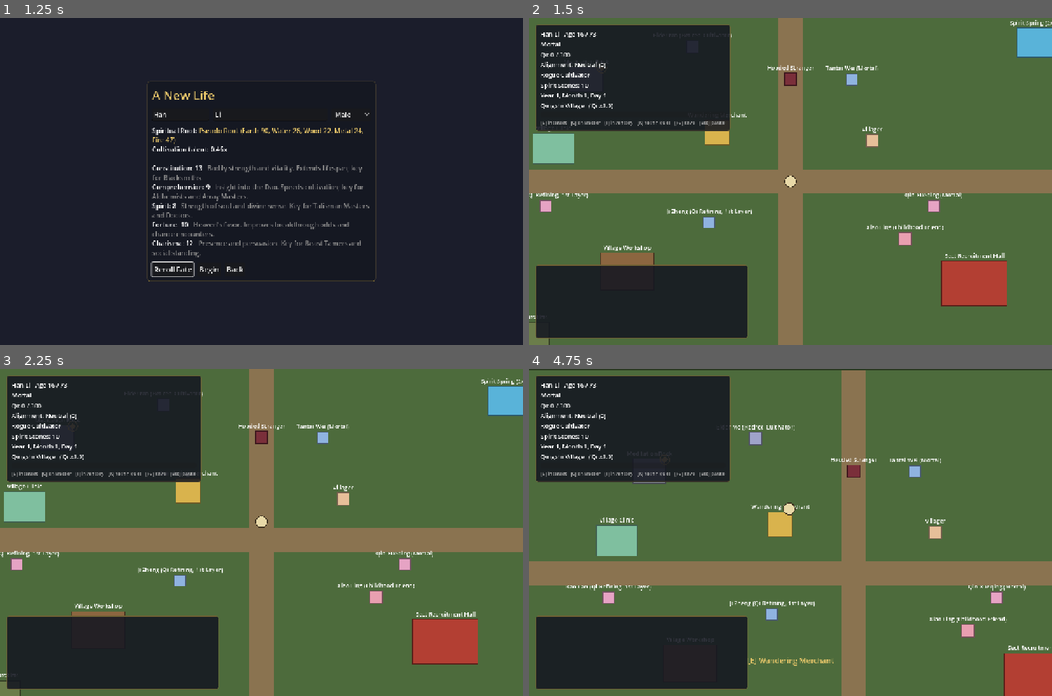
Above: before the commit, frames 1-4 (two rows, left to right).
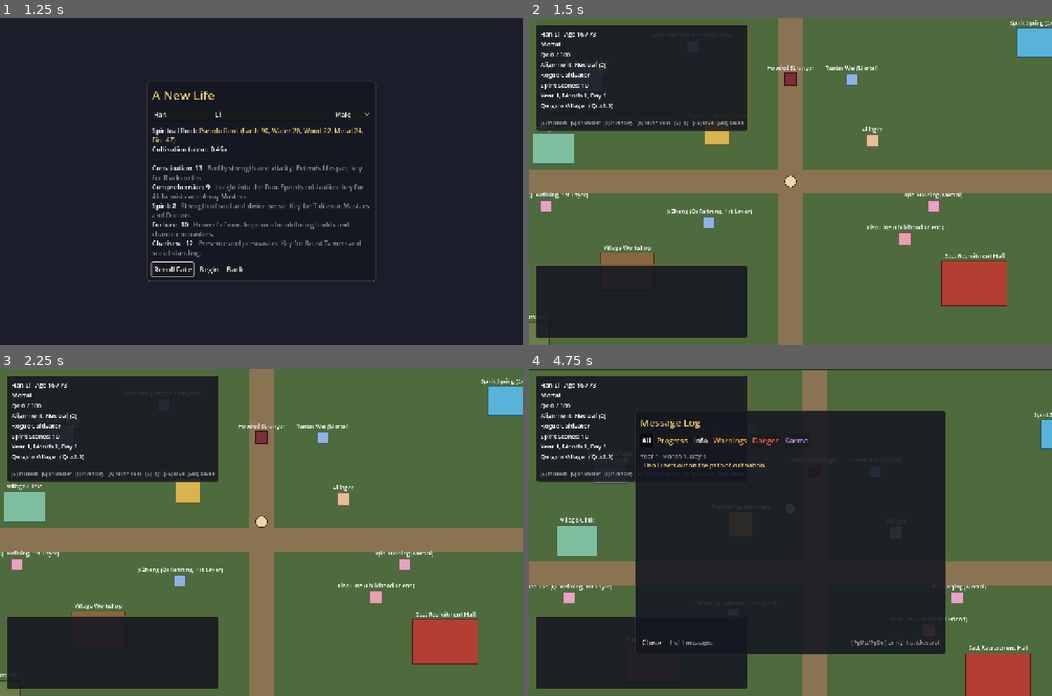
Above: after the commit, the same moments.

Repository: samridghimire/cultivation-game
Game: Godot game, scene res://src/ui/main_menu.tscn
Two runs of this game, one before a commit and one after it. Both use one fixed random seed, a clock stepped at 60 frames per second and the inputs below.
Inputs (mouse positions are in pixels of both pictures, inside the frame that each line leads up to):
- Up to frame 1 (1.25 s): click "New Game" at 0.5 s
- Up to frame 2 (1.5 s): click "Begin" at 1.25 s
- Up to frame 3 (2.25 s): tap Enter at 2 s; move the mouse to (235, 597) at 2.02 s; hold W (move_up) from 2.03 s (still down); hold E (interact) from 2.03 s (still down); click (235, 597) at 2.17 s
- Up to frame 4 (4.75 s): tap Page Down (scroll_down, bound only after the commit) at 2.3 s; release W (move_up) at 2.75 s; release E (interact) at 2.75 s; drag from (947, 581) to (586, 470) at 2.77 s; tap Space at 3.5 s; move the mouse to (633, 483) at 3.52 s; hold A (move_left) 3.53-4.25 s; tap Page Up (scroll_up, bound only after the commit) at 3.6 s; tap L (toggle_message_log, bound only after the commit) at 3.8 s; click (644, 440) at 4.25 s, where only the run after the commit has a clickable "All"

Frame 1 is identical in both runs. In frame 2, 1.2% of the frame differs, in the area x 28-42%, y 2-35%; in frame 3, 1.2%; in frame 4, 45%, in the area x 0-100%, y 0-100%.

Commit message:
[UI-002] Message log history screen (#74)
EventBus keeps the last 200 posted messages (with the day) and clears
them on new/loaded sessions. New MessageLogScreen HUD modal (L / Select)
groups them by date with category filters and keyboard/right-stick
scrolling. Tests in test_message_log.gd.



Claude-Session: https://claude.ai/code/session_016gcCKD9cjasTuupHpoLxXo

Co-authored-by: Claude <noreply@anthropic.com>

Diff:
--- a/src/autoload/event_bus.gd
+++ b/src/autoload/event_bus.gd
@@ -37,5 +37,20 @@
 ## The conversation ended (after its effects and time were applied).
 signal dialogue_ended(npc_id: String)
 
+## How many past messages the message log screen can show.
+const HISTORY_LIMIT := 200
+
+## Recent messages, oldest first: {text, category, day} (day = GameClock.total_days).
+var history: Array[Dictionary] = []
+
+
 func post(text: String, category: String = "info") -> void:
+	history.append({"text": text, "category": category, "day": GameClock.total_days})
+	if history.size() > HISTORY_LIMIT:
+		history = history.slice(history.size() - HISTORY_LIMIT)
 	message_posted.emit(text, category)
+
+
+## Forget past messages (a new or loaded session starts with an empty log).
+func clear_history() -> void:
+	history.clear()
--- a/src/autoload/game_state.gd
+++ b/src/autoload/game_state.gd
@@ -59,6 +59,7 @@
 	Npcs.ensure_all(npcs, data, rng)
 	Npcs.ensure_eligible(npcs, data, rng)
 	GameClock.reset()
+	EventBus.clear_history()
 	EventBus.session_started.emit()
 	EventBus.post("%s sets out on the path of cultivation." % player.name, "progress")
 	EventBus.player_changed.emit()
@@ -1161,6 +1162,7 @@
 	if not data.regions.has(current_region):
 		current_region = data.start_region
 	GameClock.from_dict(d.get("clock", {}))
+	EventBus.clear_history()
 	rng.seed = String(d.get("rng_seed", "0")).to_int()
 	rng.state = String(d.get("rng_state", "0")).to_int()
 	EventBus.session_started.emit()
--- a/src/autoload/input_config.gd
+++ b/src/autoload/input_config.gd
@@ -11,6 +11,9 @@
 	"toggle_character_sheet": [KEY_C],
 	"toggle_inventory": [KEY_I],
 	"toggle_techniques": [KEY_K],
+	"toggle_message_log": [KEY_L],
+	"scroll_up": [KEY_PAGEUP],
+	"scroll_down": [KEY_PAGEDOWN],
 	"quick_save": [KEY_F5],
 	"quick_load": [KEY_F9],
 	"pause_menu": [KEY_ESCAPE],
@@ -25,6 +28,7 @@
 	"toggle_character_sheet": [JOY_BUTTON_Y],
 	"toggle_inventory": [JOY_BUTTON_X],
 	"toggle_techniques": [JOY_BUTTON_LEFT_SHOULDER],
+	"toggle_message_log": [JOY_BUTTON_BACK],
 	"pause_menu": [JOY_BUTTON_START],
 }
 
@@ -34,6 +38,8 @@
 	"move_down": [JOY_AXIS_LEFT_Y, 1.0],
 	"move_left": [JOY_AXIS_LEFT_X, -1.0],
 	"move_right": [JOY_AXIS_LEFT_X, 1.0],
+	"scroll_up": [JOY_AXIS_RIGHT_Y, -1.0],
+	"scroll_down": [JOY_AXIS_RIGHT_Y, 1.0],
 }
 
 
--- a/src/ui/hud.gd
+++ b/src/ui/hud.gd
@@ -41,6 +41,7 @@
 	_add_screen("toggle_character_sheet", CharacterSheet.new())
 	_add_screen("toggle_inventory", InventoryScreen.new())
 	_add_screen("toggle_techniques", TechniquesScreen.new())
+	_add_screen("toggle_message_log", MessageLogScreen.new())
 	_crafting = CraftingScreen.new()
 	_crafting.closed.connect(_update_modal)
 	add_child(UIStyle.centered(_crafting))
@@ -161,7 +162,7 @@
 	_injuries = UIStyle.label("", 14, UIStyle.CATEGORY_COLORS["danger"])
 	_injuries.autowrap_mode = TextServer.AUTOWRAP_WORD_SMART
 	box.add_child(_injuries)
-	box.add_child(UIStyle.label("[E] interact   [C] character   [I] inventory   [K] techniques   [F5] save   [Esc] pause", 12, Color(0.7, 0.7, 0.7)))
+	box.add_child(UIStyle.label("[E] interact   [C] character   [I] inventory   [K] techniques   [L] log   [F5] save   [Esc] pause", 12, Color(0.7, 0.7, 0.7)))
 	add_child(panel)
 
 
--- /dev/null
+++ b/src/ui/message_log_screen.gd
@@ -0,0 +1,143 @@
+class_name MessageLogScreen
+extends PanelContainer
+## Modal message history: the last EventBus.HISTORY_LIMIT messages grouped by
+## date, filterable by category, so players can reread what happened while
+## time skipped. Gamepad: d-pad picks a filter, right stick scrolls.
+
+signal closed
+
+## [label, category] pairs; "" shows every category.
+const FILTERS := [
+	["All", ""],
+	["Progress", "progress"],
+	["Info", "info"],
+	["Warnings", "warning"],
+	["Danger", "danger"],
+	["Karma", "karma"],
+]
+const SCROLL_SPEED := 900.0
+const DATE_COLOR := Color(0.6, 0.6, 0.6)
+
+var _filter := ""
+var _filter_buttons: Array[Button] = []
+var _scroll: ScrollContainer
+var _text: RichTextLabel
+var _count: Label
+
+
+func _init() -> void:
+	var style_source := UIStyle.panel()
+	add_theme_stylebox_override("panel", style_source.get_theme_stylebox("panel"))
+	style_source.free()
+	custom_minimum_size = Vector2(760, 0)
+	visible = false
+	var box := VBoxContainer.new()
+	box.add_theme_constant_override("separation", 10)
+	add_child(box)
+	box.add_child(UIStyle.label("Message Log", 24, UIStyle.ACCENT))
+
+	var filters := HBoxContainer.new()
+	filters.add_theme_constant_override("separation", 6)
+	box.add_child(filters)
+	var group := ButtonGroup.new()
+	for f in FILTERS:
+		var category: String = f[1]
+		var b := UIStyle.button(f[0], _set_filter.bind(category))
+		b.toggle_mode = true
+		b.button_group = group
+		if category != "":
+			b.add_theme_color_override("font_color", UIStyle.CATEGORY_COLORS[category])
+		filters.add_child(b)
+		_filter_buttons.append(b)
+
+	_scroll = ScrollContainer.new()
+	_scroll.custom_minimum_size = Vector2(736, 440)
+	_scroll.horizontal_scroll_mode = ScrollContainer.SCROLL_MODE_DISABLED
+	box.add_child(_scroll)
+	_text = RichTextLabel.new()
+	_text.bbcode_enabled = true
+	_text.fit_content = true
+	_text.scroll_active = false
+	_text.size_flags_horizontal = Control.SIZE_EXPAND_FILL
+	_text.add_theme_font_size_override("normal_font_size", 15)
+	_scroll.add_child(_text)
+
+	var footer := HBoxContainer.new()
+	footer.add_theme_constant_override("separation", 16)
+	box.add_child(footer)
+	footer.add_child(UIStyle.button("Close", close))
+	_count = UIStyle.label("", 14, DATE_COLOR)
+	_count.size_flags_horizontal = Control.SIZE_EXPAND_FILL
+	footer.add_child(_count)
+	footer.add_child(UIStyle.label("[PgUp/PgDn] or right stick: scroll", 14, DATE_COLOR))
+	EventBus.message_posted.connect(func(_t, _c): if visible: _rebuild())
+
+
+func _unhandled_input(event: InputEvent) -> void:
+	if visible and event.is_action_pressed("ui_cancel"):
+		get_viewport().set_input_as_handled()
+		close()
+
+
+func _process(delta: float) -> void:
+	if not visible:
+		return
+	var dir := Input.get_axis("scroll_up", "scroll_down")
+	if dir != 0.0:
+		_scroll.scroll_vertical += int(dir * SCROLL_SPEED * delta)
+
+
+func open() -> void:
+	_filter = ""
+	_filter_buttons[0].button_pressed = true
+	_rebuild()
+	visible = true
+	_filter_buttons[0].grab_focus.call_deferred()
+
+
+func close() -> void:
+	if not visible:
+		return
+	visible = false
+	closed.emit()
+
+
+## History entries matching `category` ("" = all), oldest first.
+static func filtered(history: Array, category: String) -> Array:
+	if category == "":
+		return history.duplicate()
+	return history.filter(func(e: Dictionary) -> bool: return e.get("category", "") == category)
+
+
+## BBCode for `entries`, with a date line whenever the day changes.
+static func format_entries(entries: Array) -> String:
+	var out := PackedStringArray()
+	var last_day := -1
+	for e: Dictionary in entries:
+		var day := int(e.get("day", 0))
+		if day != last_day:
+			out.append("[color=#%s]%s[/color]" % [DATE_COLOR.to_html(false), Calendar.format_date(day)])
+			last_day = day
+		var color: Color = UIStyle.CATEGORY_COLORS.get(e.get("category", "info"), Color.WHITE)
+		out.append("  [color=#%s]%s[/color]" % [color.to_html(false), String(e.get("text", "")).replace("[", "[lb]")])
+	return "\n".join(out)
+
+
+func _set_filter(category: String) -> void:
+	_filter = category
+	_rebuild()
+
+
+func _rebuild() -> void:
+	var entries := filtered(EventBus.history, _filter)
+	_text.clear()
+	if entries.is_empty():
+		_text.append_text("[color=#%s]Nothing to show yet.[/color]" % DATE_COLOR.to_html(false))
+	else:
+		_text.append_text(format_entries(entries))
+	_count.text = "%d of %d messages" % [entries.size(), EventBus.history.size()]
+	_scroll_to_end.call_deferred()
+
+
+func _scroll_to_end() -> void:
+	_scroll.scroll_vertical = int(_scroll.get_v_scroll_bar().max_value)
--- /dev/null
+++ b/tests/unit/test_message_log.gd
@@ -0,0 +1,64 @@
+extends TestCase
+## UI-002: EventBus keeps a capped message history; the message log screen
+## filters and formats it, and new/loaded sessions start with an empty log.
+
+
+func _root() -> Node:
+	return (Engine.get_main_loop() as SceneTree).root
+
+
+func test_history_records_posts_with_day_and_is_capped() -> void:
+	var bus := _root().get_node("EventBus")
+	var clock := _root().get_node("GameClock")
+	bus.clear_history()
+	clock.total_days = 40
+	bus.post("A breeze stirs.", "info")
+	assert_eq(bus.history.size(), 1)
+	assert_eq(bus.history[0], {"text": "A breeze stirs.", "category": "info", "day": 40})
+	for i in bus.HISTORY_LIMIT + 5:
+		bus.post("line %d" % i, "progress")
+	assert_eq(bus.history.size(), bus.HISTORY_LIMIT)
+	assert_eq(bus.history[-1]["text"], "line %d" % (bus.HISTORY_LIMIT + 4))
+	bus.clear_history()
+	clock.reset()
+
+
+func test_filtered_and_format_group_by_day() -> void:
+	var history: Array = [
+		{"text": "Qi gathers.", "category": "progress", "day": 0},
+		{"text": "A wolf [howls].", "category": "danger", "day": 0},
+		{"text": "Karma shifts.", "category": "karma", "day": 35},
+	]
+	assert_eq(MessageLogScreen.filtered(history, "").size(), 3)
+	var danger := MessageLogScreen.filtered(history, "danger")
+	assert_eq(danger.size(), 1)
+	assert_eq(danger[0]["text"], "A wolf [howls].")
+	var text := MessageLogScreen.format_entries(history)
+	assert_eq(text.count(Calendar.format_date(0)), 1, "one date line per day")
+	assert_true(text.contains(Calendar.format_date(35)), text)
+	assert_true(text.contains("[lb]howls]"), "brackets in messages are escaped")
+
+
+func test_new_session_clears_history_and_screen_shows_it() -> void:
+	var gs := _root().get_node("GameState")
+	var bus := _root().get_node("EventBus")
+	bus.post("left over from an old life", "info")
+	gs.start_session(CharacterFactory.create("Han Li", gs.data, seeded_rng(5), "male"))
+	assert_eq(bus.history.size(), 1, "only the session start message remains")
+	bus.post("Beware the beast tide.", "warning")
+	var screen := MessageLogScreen.new()
+	_root().add_child(screen)
+	screen.open()
+	assert_true(screen.visible)
+	var text := screen._text.get_parsed_text()
+	assert_true(text.contains("sets out on the path of cultivation"), text)
+	assert_true(text.contains("Beware the beast tide."), text)
+	screen._set_filter("warning")
+	text = screen._text.get_parsed_text()
+	assert_false(text.contains("sets out"), text)
+	assert_true(text.contains("Beware the beast tide."), text)
+	assert_eq(screen._count.text, "1 of 2 messages")
+	screen.close()
+	assert_false(screen.visible)
+	screen.free()
+	gs.end_session()
Not shown, added: src/ui/message_log_screen.gd.uid
Not shown, added: tests/unit/test_message_log.gd.uid
Not shown, changed: docs/BACKLOG.md
Not shown, changed: docs/CHANGELOG.md
